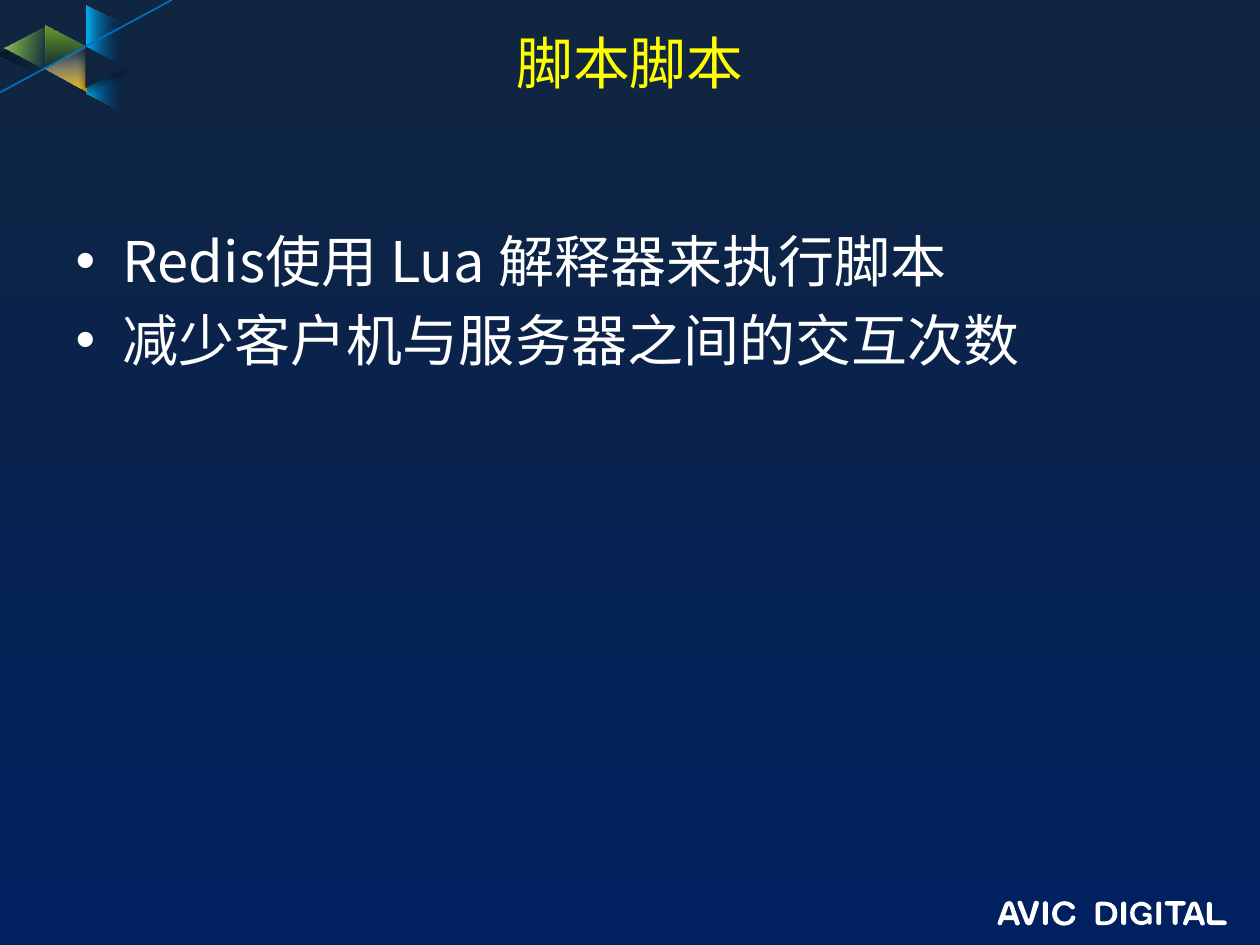
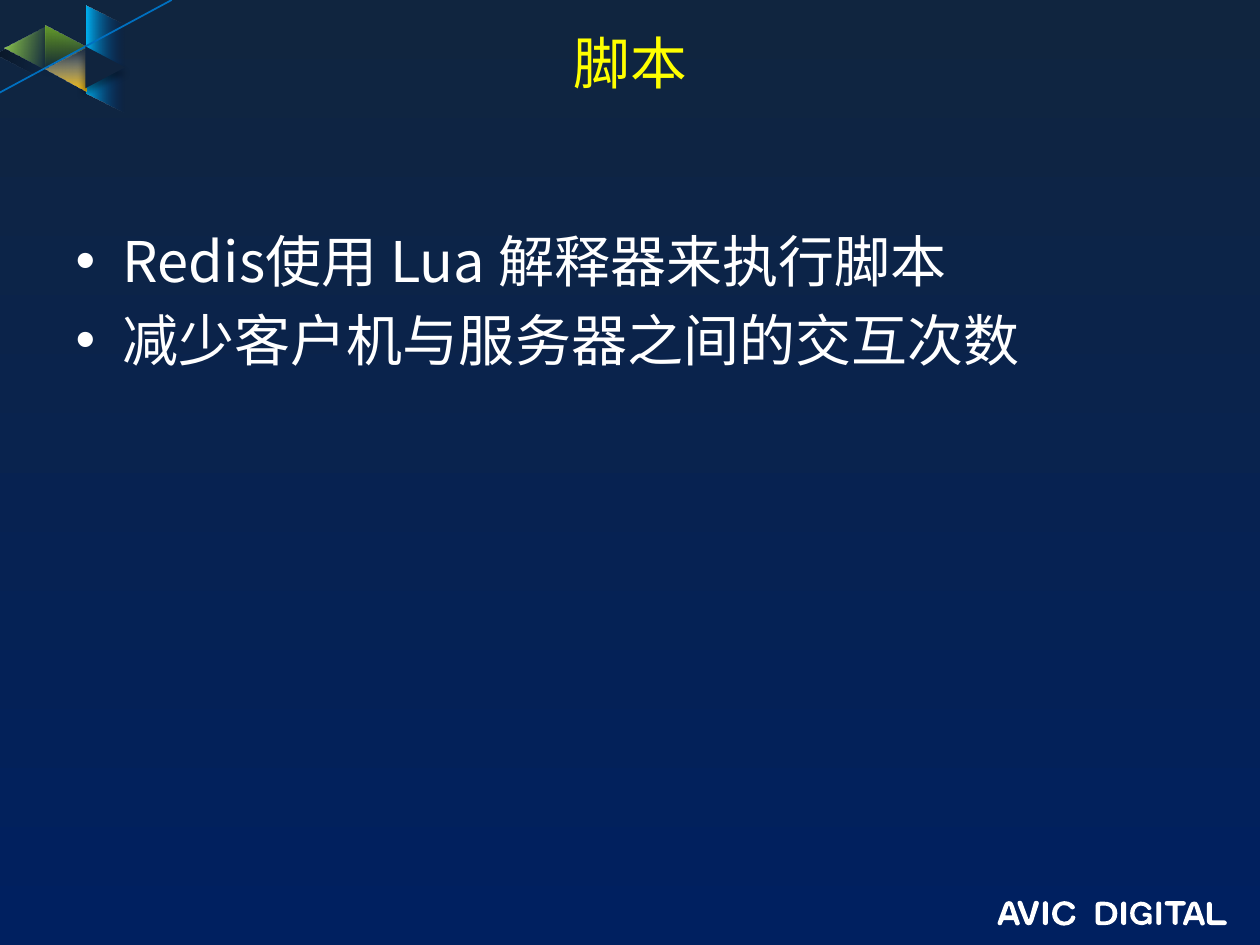
Before and after one commit to guofengzh/java-way, a slide deck: slide 15 of redis/docs/redis.pptx. Drawn at 1260x945 pixels with LibreOffice and Linux fonts; fonts in the diff are those of the drawing; background and template pictures are left out. Boxes give left, top, right and bottom in pixels: in the first picture for what was removed or moved away, otherwise in the second. Text is boxed around its words. In the diff, an @@ line names an element or a change of style, - is before the commit and + after.

```diff
--- a/redis/docs/redis.pptx
+++ b/redis/docs/redis.pptx
@@ title at (x1=573, y1=36, x2=686, y2=89): text changed @@
-脚本脚本
+脚本
```
Also in this commit, not shown: 1 other slide changed, 21 other files.
